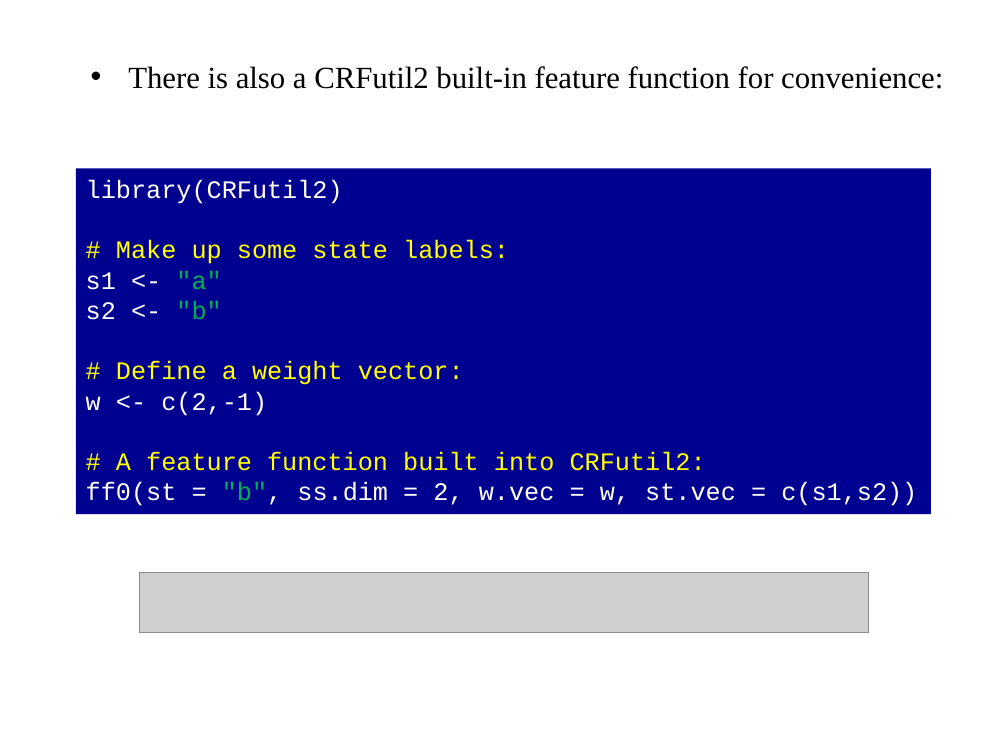
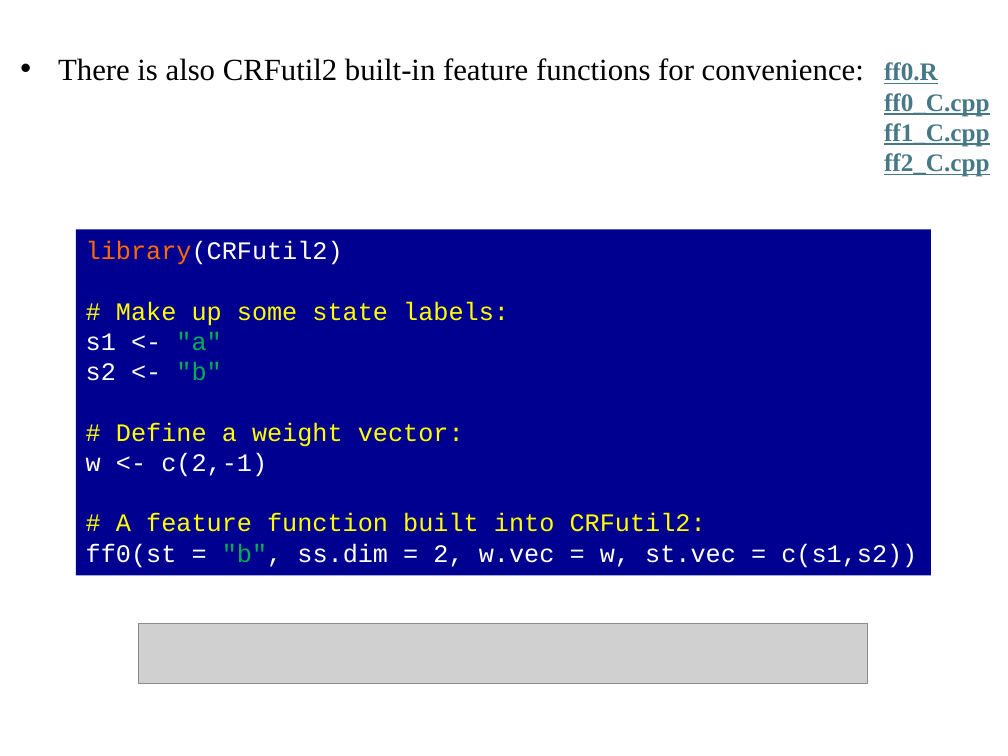
Before and after one commit to npetraco/CRFutil2, a slide deck: slide 13 of inst/doc/Notes_rev1.pptx. Drawn at 1008x756 pixels with LibreOffice and Linux fonts; fonts in the diff are those of the drawing; grey boxes stand for pictures. Boxes give left, top, right and bottom in pixels: in the first picture for what was removed or moved away, otherwise in the second. Text is boxed around its words. In the diff, an @@ line names an element or a change of style, - is before the commit and + after.

```diff
--- a/inst/doc/Notes_rev1.pptx
+++ b/inst/doc/Notes_rev1.pptx
@@ text at [58,58,864,81]: text changed @@
-• There is also a CRFutil2 built-in feature function for convenience:
+• There is also CRFutil2 built-in feature functions for convenience:
@@ text added at [884,62,990,177], 18 pt, text #467886, bold, underline @@
+ff0.R
+ff0_C.cpp
+ff1_C.cpp
+ff2_C.cpp
@@ rectangle "library(CRFutil2)": place and size @@
-rectangle "library(CRFutil2)" at [76,168,930,514]
+rectangle "library(CRFutil2)" at [76,230,930,576]
@@ text in rectangle at [86,241,343,265]: text colour #FFFFFF to #FF6B00 in "library(CRFutil2)" @@
@@ picture: place and size @@
-picture at [139,573,869,633]
+picture at [138,623,868,683]
```
Also in this commit, not shown: 5 other slides changed, 5 other files.
